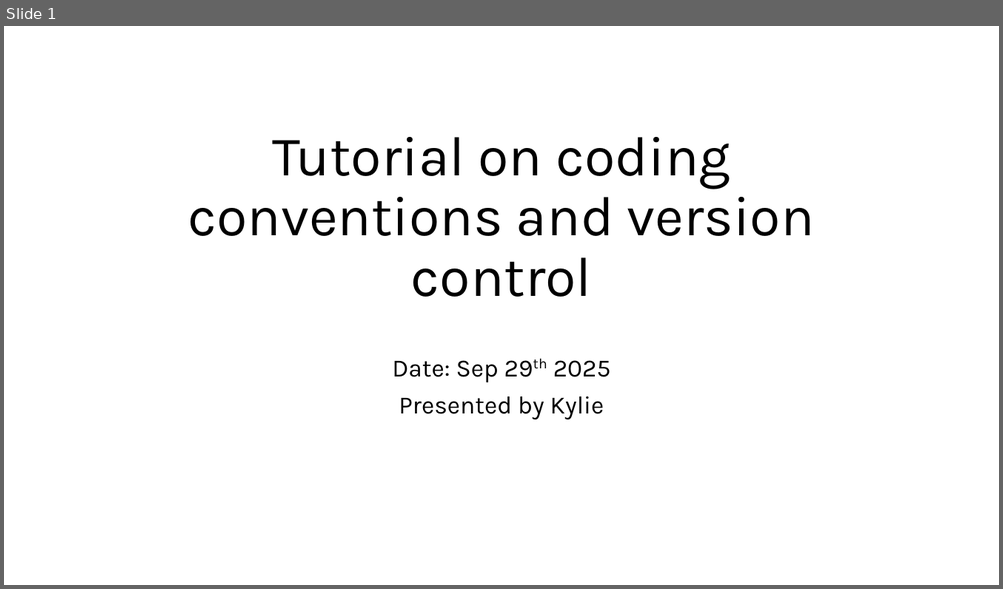
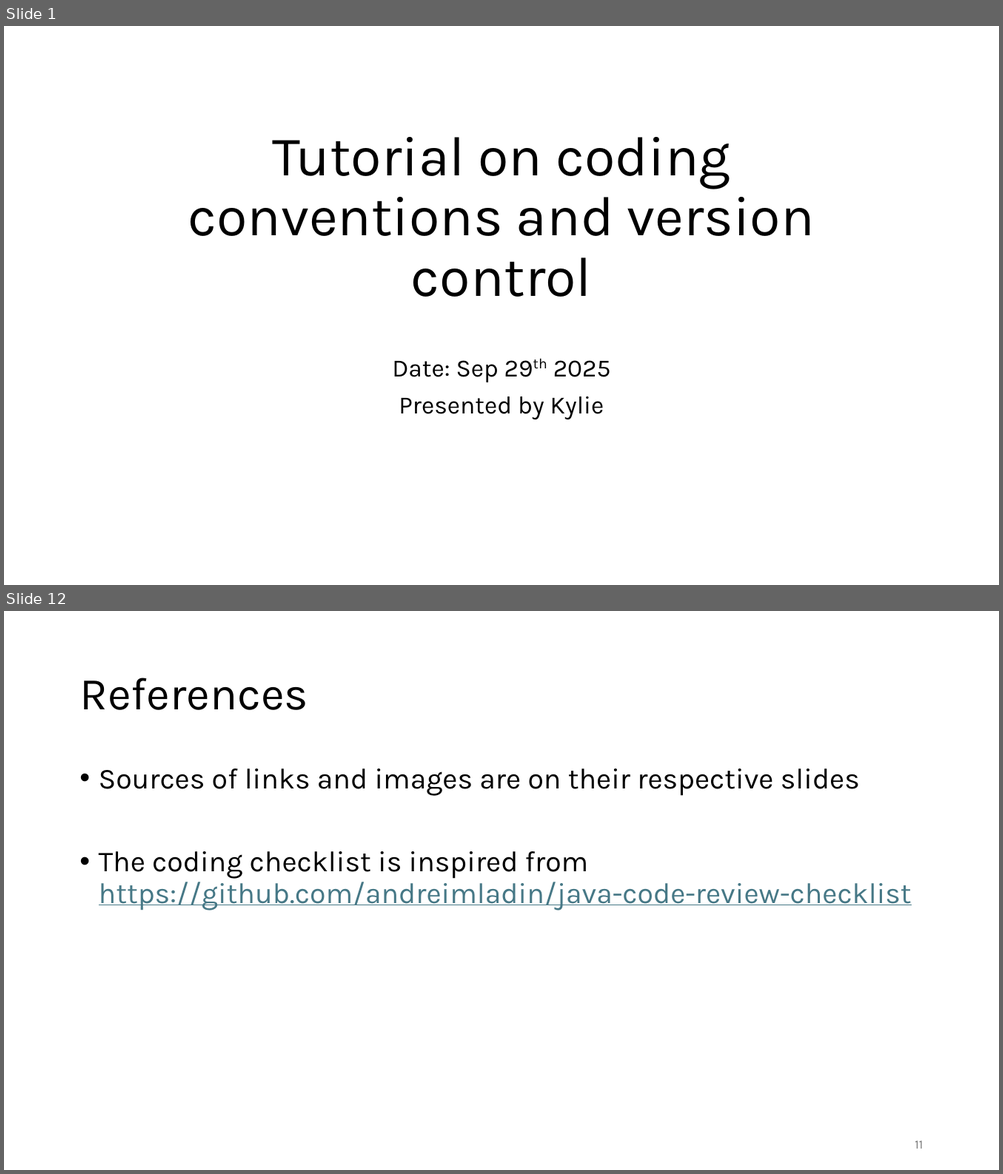
Before and after one commit to kche309/CodeDemo, a slide deck: code-style.pptx. Shown one above the other, each under a label of ours: slide 1 before the commit, slides 1 and 12 after it; the slides between them are not shown. The pictures are 1003x589 and 1003x1174 pixels, drawn with LibreOffice and Linux fonts; fonts in the diff are those of the drawing. Boxes give left, top, right and bottom in pixels: in the first picture for what was removed or moved away, otherwise in the second. Text is boxed around its words. In the diff, an @@ line names an element or a change of style, - is before the commit and + after.

```diff
--- a/code-style.pptx
+++ b/code-style.pptx
@@ slide 12 added at (x1=4, y1=611, x2=999, y2=1170), background #FFFFFF @@
@@ title added at (x1=79, y1=678, x2=308, y2=710), 44 pt, text #000000 @@
+References
@@ text added at (x1=99, y1=769, x2=911, y2=911), 28 pt, text #000000 @@
+• Sources of links and images are on their respective slides
+• The coding checklist is inspired from https://github.com/andreimladin/java-code-review-checklist
@@ page number added at (x1=914, y1=1141, x2=922, y2=1149), 12 pt, text #797979 @@
+11
```
Also in this commit, not shown: 10 slides changed, 1 other file.
